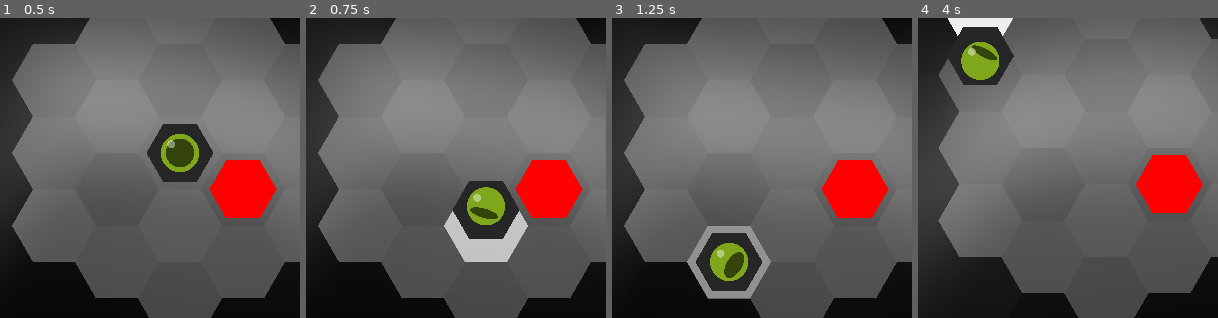
Above: before the commit, frames 1-4 (left to right).
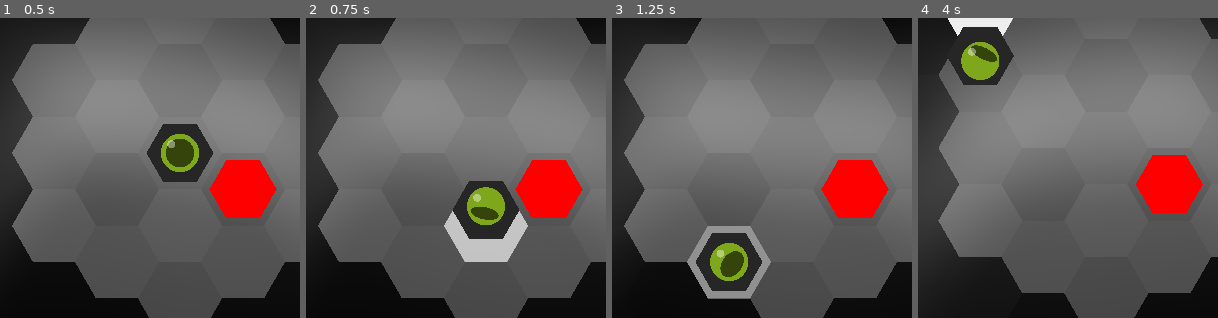
Above: after the commit, the same moments.

Repository: redpebble/sneksagon
Game: Godot game, scene res://scenes/map.tscn
Same seed, same stepped clock (60 frames per second), same inputs: the game is played once before the commit and once after it. Sound files missing from this copy of the repository are replaced by a short silence.
Inputs (mouse positions are % of the whole screen's width and height, from its top left):
- Up to frame 1 (0.5 s): no input
- Up to frame 2 (0.75 s): tap Enter at 0.5 s; move the mouse to (45, 70) at 0.52 s; press the mouse at (45, 70) at 0.53 s; hold W (up) from 0.53 s (still down)
- Up to frame 3 (1.25 s): keep holding W (up)
- Up to frame 4 (4 s): move the mouse to (80, 65) at 1.27 s; release the mouse at (80, 65) at 1.28 s; click (80, 65) at 1.35 s; move the mouse to (20, 35) at 2.02 s; release W (up) at 2.03 s; press the mouse at (20, 35) at 2.03 s; hold A (down_left) 2.03-3.53 s; move the mouse to (55, 50) at 2.77 s; release the mouse at (55, 50) at 2.78 s; click (55, 50) at 2.85 s; move the mouse to (35, 25) at 3.52 s; press the mouse at (35, 25) at 3.53 s; hold S (down) from 3.53 s (still down)
The pictures show only the part of the screen within x 20-70%, y 28-78%; the shares and areas given below are measured in that part.

Frame 1 is identical in both runs. In frame 2, less than 0.1% of the frame differs, in the area x 54-65%, y 63-68%; in frame 3, 0.1%, in the area x 35-44%, y 77-87%; in frame 4, less than 0.1%.

Commit message:
Eye movement smoothing

Diff:
--- a/scenes/eye.gd
+++ b/scenes/eye.gd
@@ -4,29 +4,31 @@
 @onready var pupil = $Iris/Pupil
 @onready var shine = $Shine
 
-@export_range(0.1, 0.5, 0.01) var tracking_strength = 0.3
+@export_range(10, 100, 5) var tracking_speed = 10
 
-var max_mouse_distance = 50
-var max_pupil_offset = 150
+var max_mouse_distance := 120.0
+var max_pupil_offset := 150.0
 var min_scale_x = 0.3
 
 func _ready() -> void:
 	MapManager.scale_to_hex_width(self, iris.texture.get_width() * 2.2)
 
 func _process(delta: float) -> void:
+	var mouse_direction = global_position.direction_to(get_global_mouse_position())
+	var mouse_distance = global_position.distance_to(get_global_mouse_position())
+	var distance_weight = ease(mouse_distance / max_mouse_distance, 0.6)
+
 	# follow mouse angle
-	var mouse_direction = global_position.direction_to(get_global_mouse_position())
-	iris.rotation = lerp_angle(iris.rotation, mouse_direction.angle(), tracking_strength)
+	iris.rotation = lerp_angle(iris.rotation, mouse_direction.angle(), tracking_speed * delta)
 
 	# offset pupil toward mouse
-	var mouse_distance = global_position.distance_to(get_global_mouse_position())
-	var new_offset  : float = min(max_pupil_offset, remap(mouse_distance, 0, max_mouse_distance, 0, max_pupil_offset))
-	pupil.offset.x = lerp(pupil.offset.x, new_offset / pupil.scale.x, tracking_strength)
+	var new_offset = min(max_pupil_offset, max_pupil_offset * distance_weight)
+	pupil.offset.x = lerp(pupil.offset.x, new_offset / pupil.scale.x, tracking_speed * 1.5 * delta)
 
 	# enlarge pupil when mouse is close by
-	var new_scale_x : float = max(min_scale_x, remap(mouse_distance, 0, max_mouse_distance, 1, min_scale_x))
-	pupil.scale.x  = lerp(pupil.scale.x, new_scale_x, tracking_strength)
+	var new_scale_x = lerp(1.0, min_scale_x, distance_weight)
+	pupil.scale.x  = lerp(pupil.scale.x, new_scale_x, tracking_speed * delta)
 
 	# shift the shine slowly to add weight to the motion
 	var shine_pivot = mouse_direction.normalized() * 10
-	shine.offset = lerp(shine.offset, shine_pivot, tracking_strength * 0.2)
+	shine.offset = lerp(shine.offset, shine_pivot, tracking_speed * delta * 0.2)
--- a/scenes/snake.tscn
+++ b/scenes/snake.tscn
@@ -37,7 +37,6 @@
 [node name="Eye" type="Node2D" parent="."]
 z_index = 100
 script = ExtResource("6_oj63r")
-tracking_strength = 0.2
 
 [node name="Iris" type="Sprite2D" parent="Eye"]
 texture = ExtResource("7_f07f3")
Binary file removed: assets/Textures/circle.png
Renamed: assets/Textures/snake_eye.svg -> assets/Textures/snake_eye/snake_eye.svg
